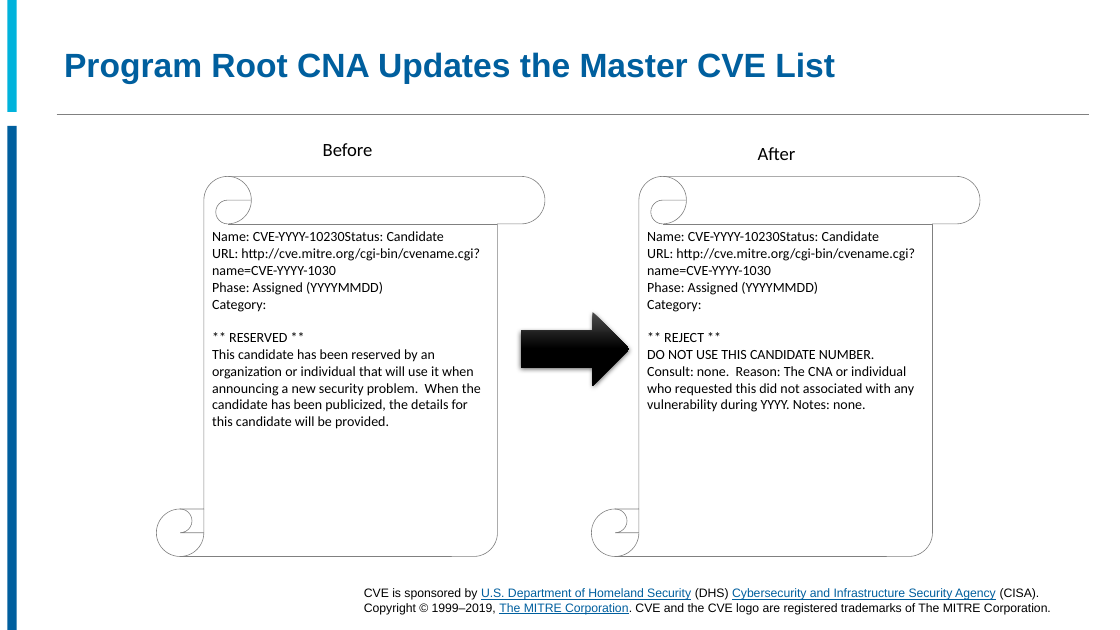
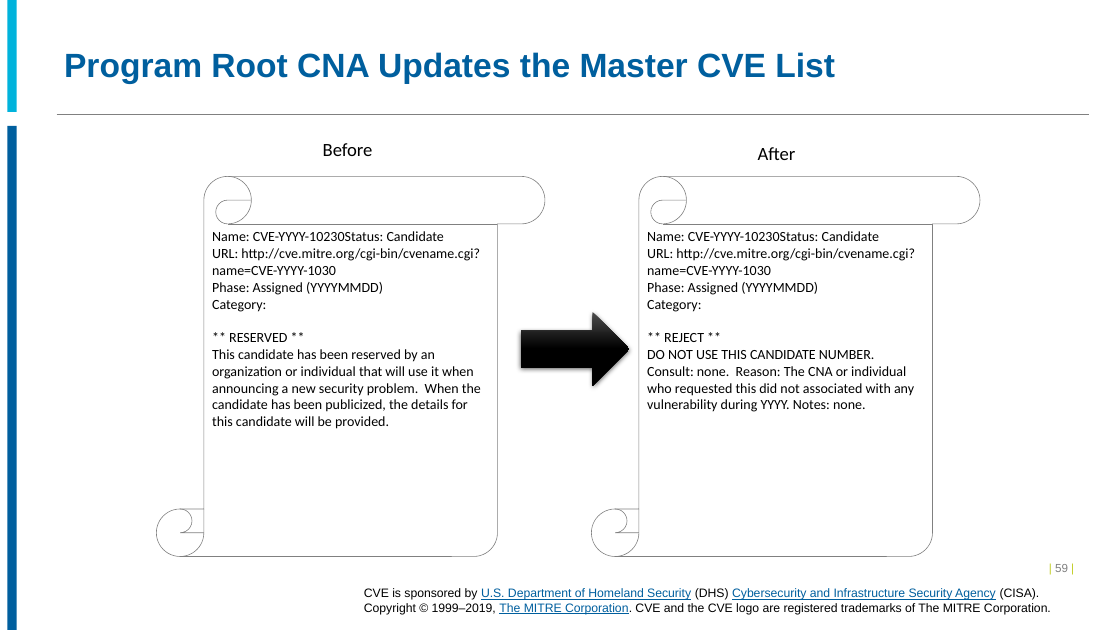
Before and after one commit to CVEProject/cveproject.github.io, a slide deck: slide 59 of docs/cna/CNA_Processes.pptx. Drawn at 1120x630 pixels with LibreOffice and Linux fonts; fonts in the diff are those of the drawing; background and template pictures are left out. Boxes give left, top, right and bottom in pixels: in the first picture for what was removed or moved away, otherwise in the second. Text is boxed around its words. In the diff, an @@ line names an element or a change of style, - is before the commit and + after.

```diff
--- a/docs/cna/CNA_Processes.pptx
+++ b/docs/cna/CNA_Processes.pptx
@@ page number added at box(1055, 564, 1068, 572), 10 pt, text #C1CD23 @@
+| 59 |
```
Also in this commit, not shown: 50 other slides changed.
